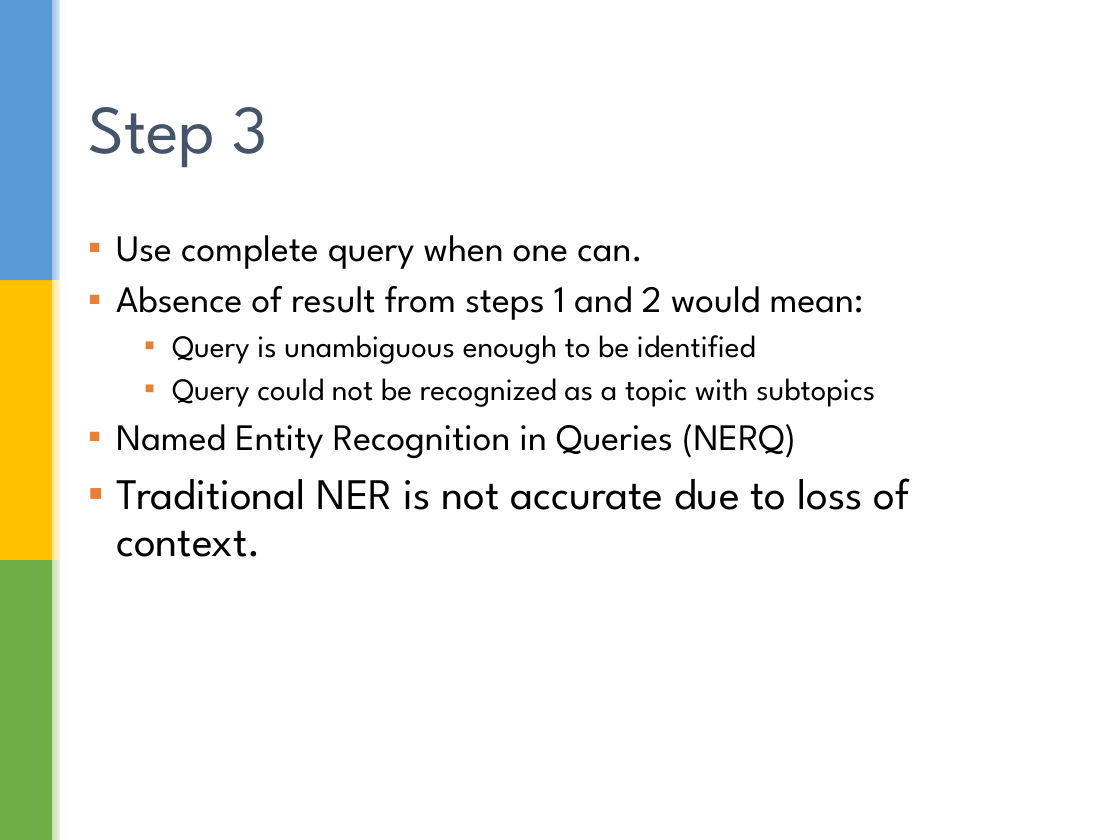
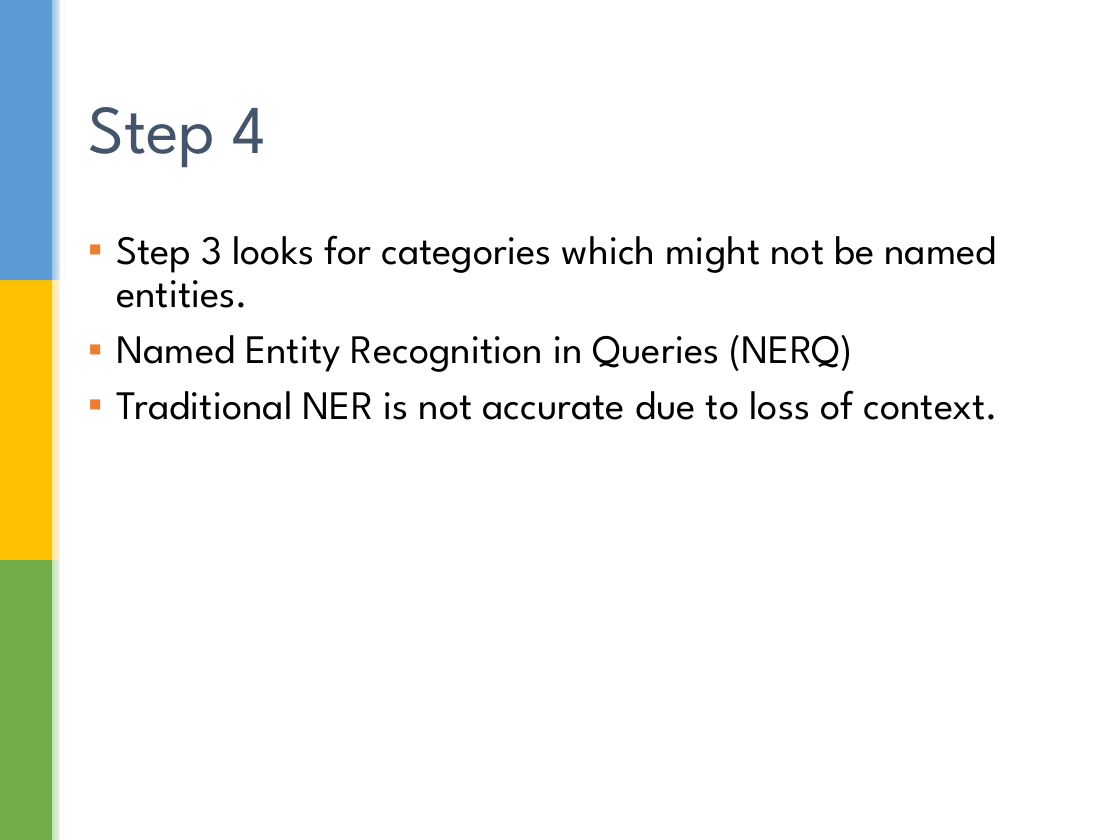
Before and after one commit to cmkumar87/CS5246Test, a slide deck: slide 12 of doc/Diversification_of _search_results_April_17.pptx (slide 11 before the commit). Drawn at 1120x840 pixels with LibreOffice and Linux fonts; fonts in the diff are those of the drawing; background and template pictures are left out. Boxes give left, top, right and bottom in pixels: in the first picture for what was removed or moved away, otherwise in the second. Text is boxed around its words. In the diff, an @@ line names an element or a change of style, - is before the commit and + after.

```diff
--- a/doc/Diversification_of _search_results_April_17.pptx
+++ b/doc/Diversification_of _search_results_April_17.pptx
@@ title at [88, 107, 265, 168]: text changed @@
-Step 3
+Step 4
@@ text at [116, 235, 997, 308]: text changed; size 20 to 26 pt @@
-▪ Use complete query when one can.
-▪ Absence of result from steps 1 and 2 would mean:
-  ▪ Query is unambiguous enough to be identified
-  ▪ Query could not be recognized as a topic with subtopics
+▪ Step 3 looks for categories which might not be named entities.
@@ text at [116, 335, 999, 420]: size 24 to 26 pt in "Named Entity Recognition in Queries (NERQ)"; size 28 to 26 pt in "Traditional NER is not accurate due to ..." @@
```
Also in this commit, not shown: 5 other slides changed, 1 slide added, 1 slide removed.
